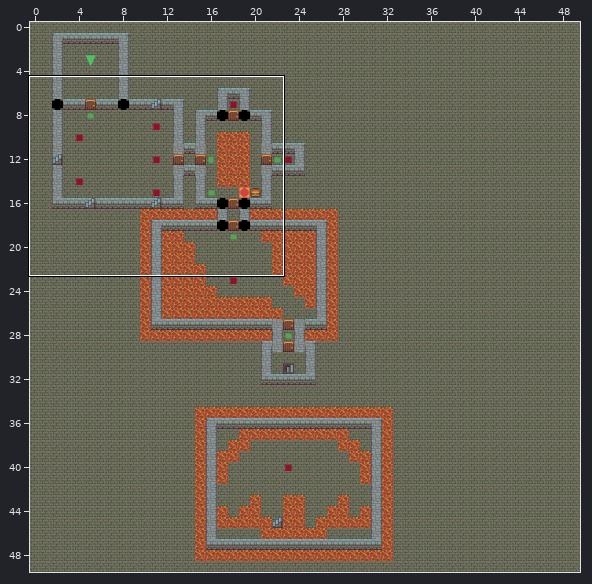
Two versions of a level (Tiled map, assets/map/map.tmx). The picture above shows the old version from afar; the outline marks the close-up.
Close-up. As it was:
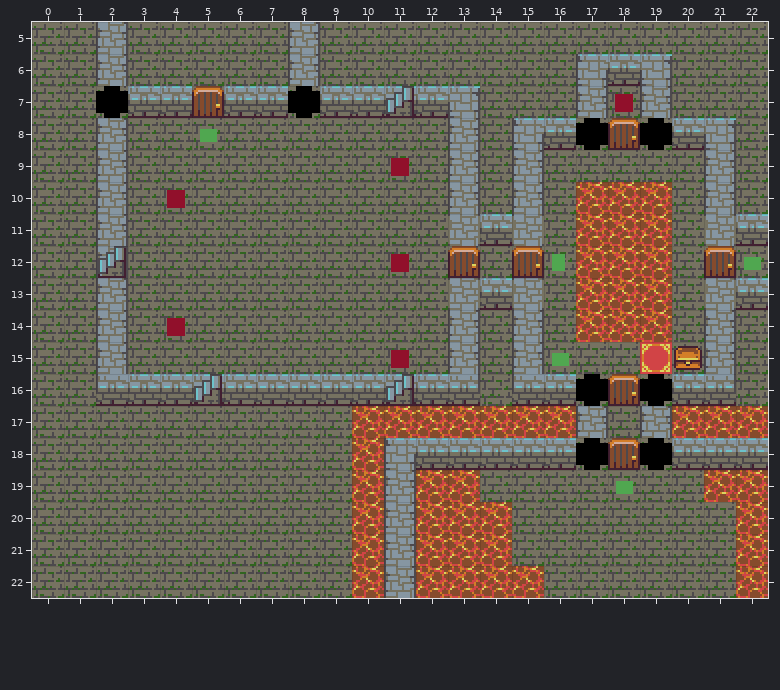
Cells are 32x32 px. Shown: x 0..22, y 5..22. Tiles whose own drawing changed are shown in their newer look in all pictures.
After:
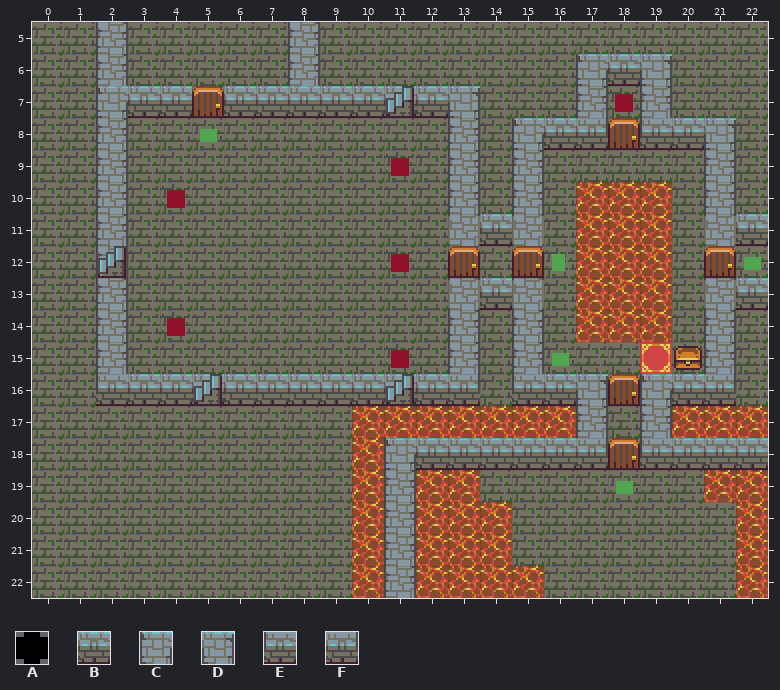
Key: from "Tiles2": A 1, B 2, C 22, D 23, E 42, F 43.
_ is an empty cell.
The exact change:
Layer "mid":
y 7: x 2 A -> C; x 8 A -> B
y 8: x 17 A -> F; x 19 A -> E
y 16: x 17 A -> D; x 19 A -> C
y 18: x 17 A -> F; x 19 A -> E
Where, in picture pixels (left, top, right, bottom), the same in both close-ups:
changed: (96, 86, 128, 118)
changed: (288, 86, 320, 118)
changed: (576, 118, 608, 150)
changed: (640, 118, 672, 150)
changed: (576, 374, 608, 406)
changed: (640, 374, 672, 406)
changed: (576, 438, 608, 470)
changed: (640, 438, 672, 470)
